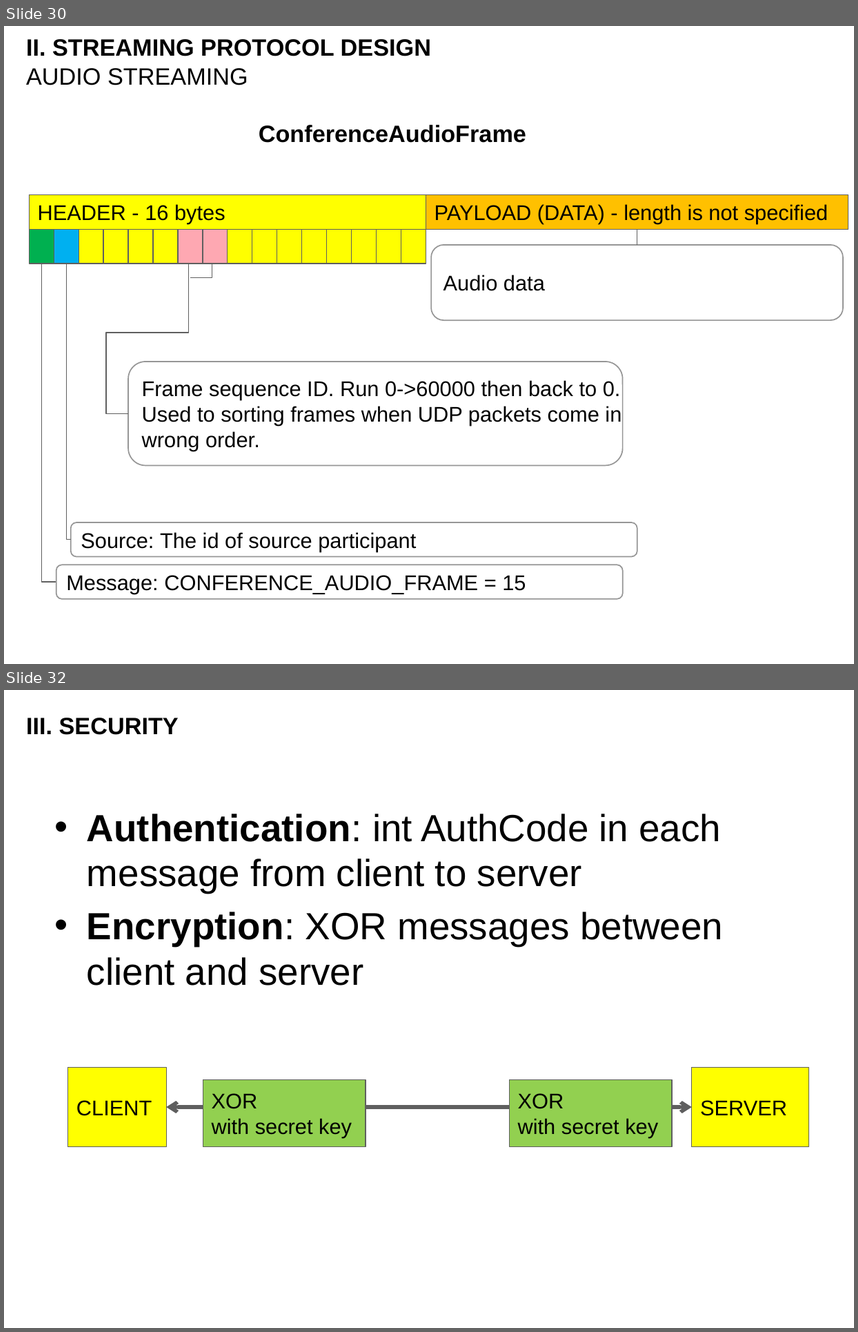
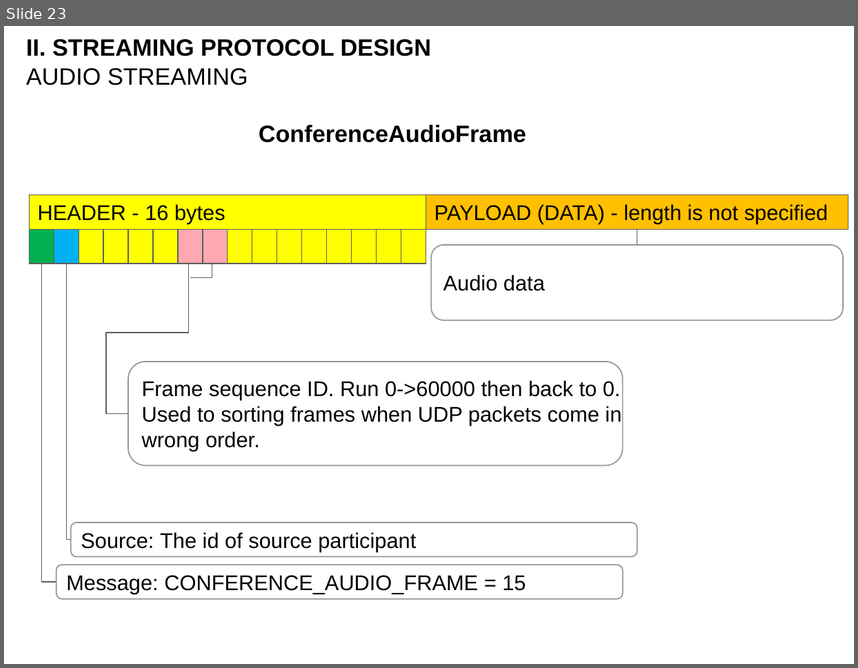
Before and after one commit to vietanhdev/gict-meeting, a slide deck: docs/VideoConf-v2.pptx. Shown one above the other, each under a label of ours: slides 30 and 32 before the commit, slide 23 after it; the slides between them are not shown. The pictures are 858x1332 and 858x668 pixels, drawn with LibreOffice and Linux fonts; fonts in the diff are those of the drawing; background and template pictures are left out. Boxes give left, top, right and bottom in pixels: in the first picture for what was removed or moved away, otherwise in the second. Text is boxed around its words. In the diff, an @@ line names an element or a change of style, - is before the commit and + after.

```diff
--- a/docs/VideoConf-v2.pptx
+++ b/docs/VideoConf-v2.pptx
@@ slide 32 removed at [4, 690, 854, 1328], background picture (left out) @@
@@ text removed at [26, 718, 179, 735] @@
-III. SECURITY
@@ text removed at [87, 814, 723, 985] @@
-• Authentication: int AuthCode in each message from client to server
-• Encryption: XOR messages between client and server
@@ rectangle removed at [67, 1067, 166, 1147] @@
-CLIENT
@@ rectangle removed at [203, 1079, 366, 1147] @@
-XOR
-with secret key
@@ rectangle removed at [509, 1079, 671, 1147] @@
-XOR
-with secret key
@@ rectangle removed at [692, 1067, 809, 1147] @@
-SERVER
@@ double arrow removed from (166, 1107) to (692, 1107) @@
@@ what was slide 30 is now slide 23 @@
```
Also in this commit, not shown: 5 slides changed, 9 other slides removed.
